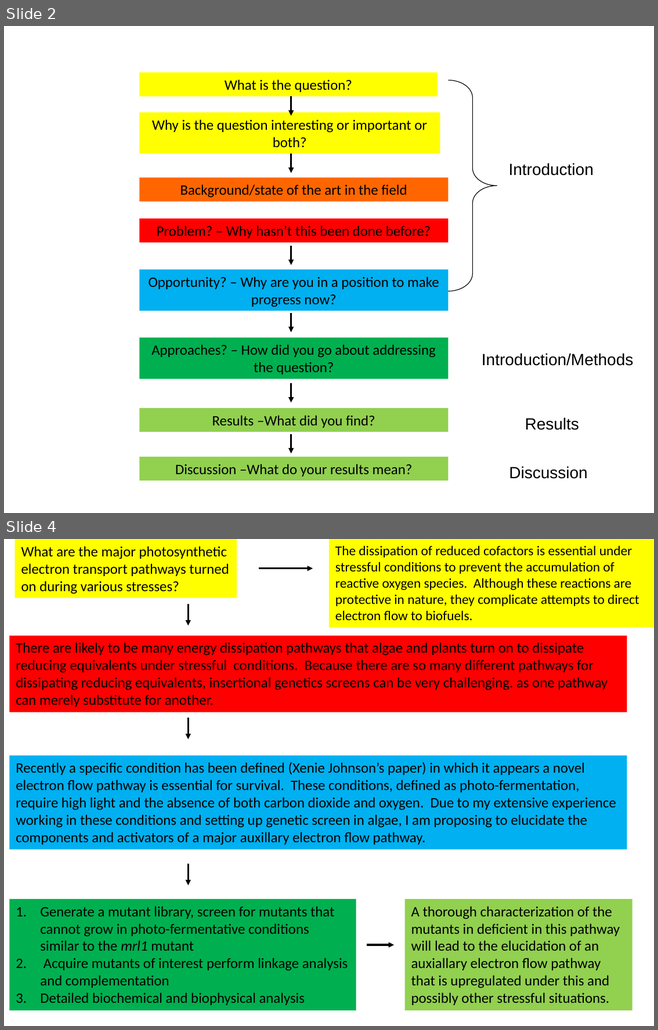
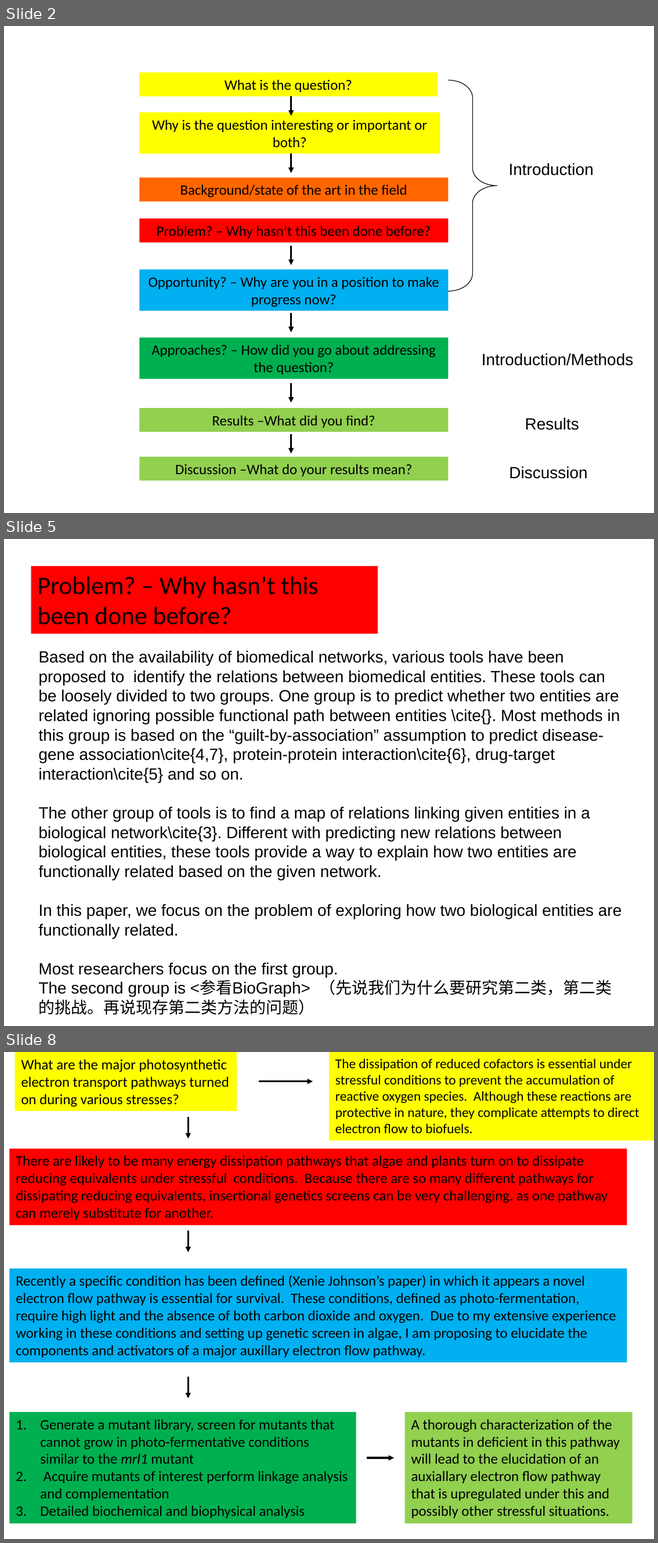
Before and after one commit to jiajiepeng/AS, a slide deck: HowToPoseProblems.pptx. Shown one above the other, each under a label of ours: slides 2 and 4 before the commit, slides 2, 5 and 8 after it; the slides between them are not shown. The pictures are 658x1030 and 658x1543 pixels, drawn with LibreOffice and Linux fonts; fonts in the diff are those of the drawing. Boxes give left, top, right and bottom in pixels: in the first picture for what was removed or moved away, otherwise in the second. Text is boxed around its words. In the diff, an @@ line names an element or a change of style, - is before the commit and + after.

```diff
--- a/HowToPoseProblems.pptx
+++ b/HowToPoseProblems.pptx
@@ slide 5 added at [4,539,654,1026], background #FFFFFF @@
@@ rectangle added at [31,566,378,634], fill #FF0000, 28 pt, text #000000 @@
+Problem? – Why hasn’t this been done before?
@@ text added at [39,650,621,1015], 18 pt, text #000000 @@
+Based on the availability of biomedical networks, various tools have been proposed to identify the relations between biomedical entities. These tools can be loosely divided to two groups. One group is to predict whether two entities are related ignoring possible functional path between entities \cite{}. Most methods in this group is based on the “guilt-by-association” assumption to predict disease-gene association\cite{4,7}, protein-protein interaction\cite{6}, drug-target interaction\cite{5} and so on.
+The other group of tools is to find a map of relations linking given entities in a biological network\cite{3}. Different with predicting new relations between biological entities, these tools provide a way to explain how two entities are functionally related based on the given network.
+In this paper, we focus on the problem of exploring how two biological entities are functionally related.
+Most researchers focus on the first group.
+The second group is <参看BioGraph> （先说我们为什么要研究第二类，第二类的挑战。再说现存第二类方法的问题）
@@ what was slide 4 is now slide 8 @@
```
Also in this commit, not shown: 1 slide changed, 3 other slides added, 5 other files.
